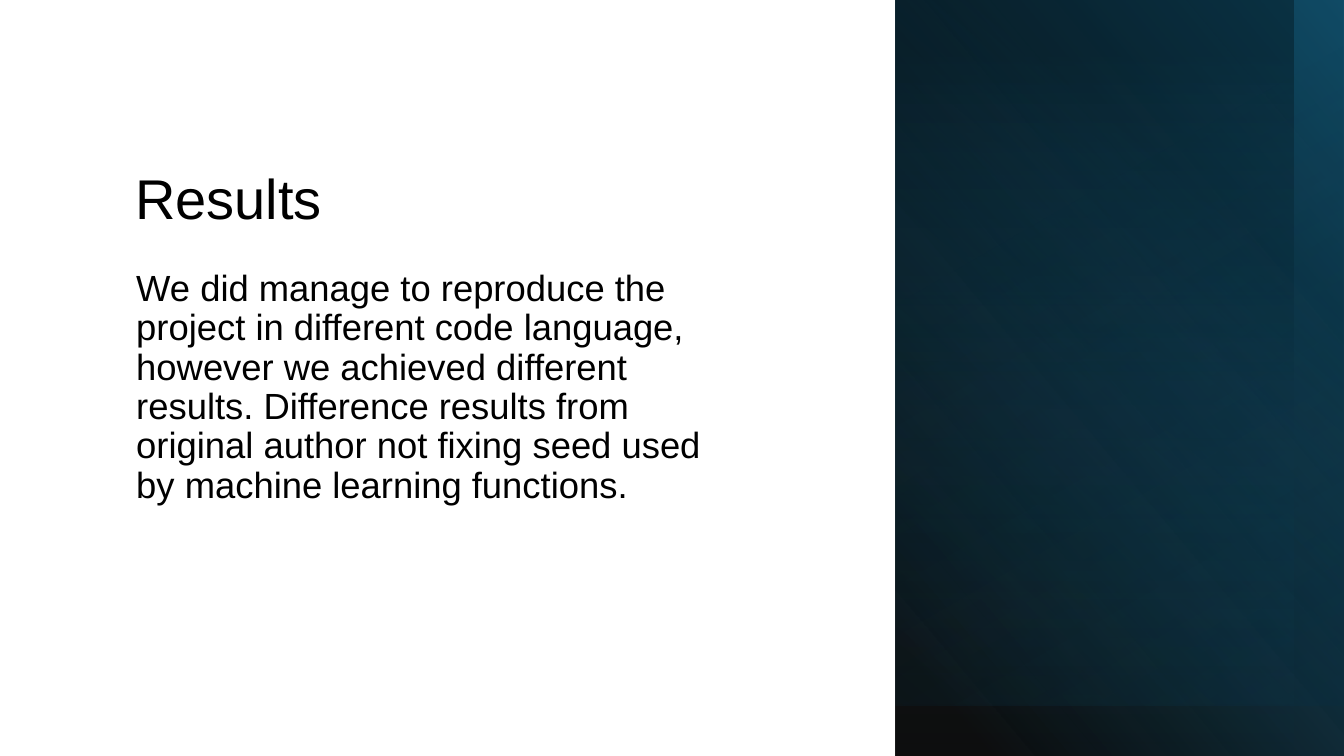
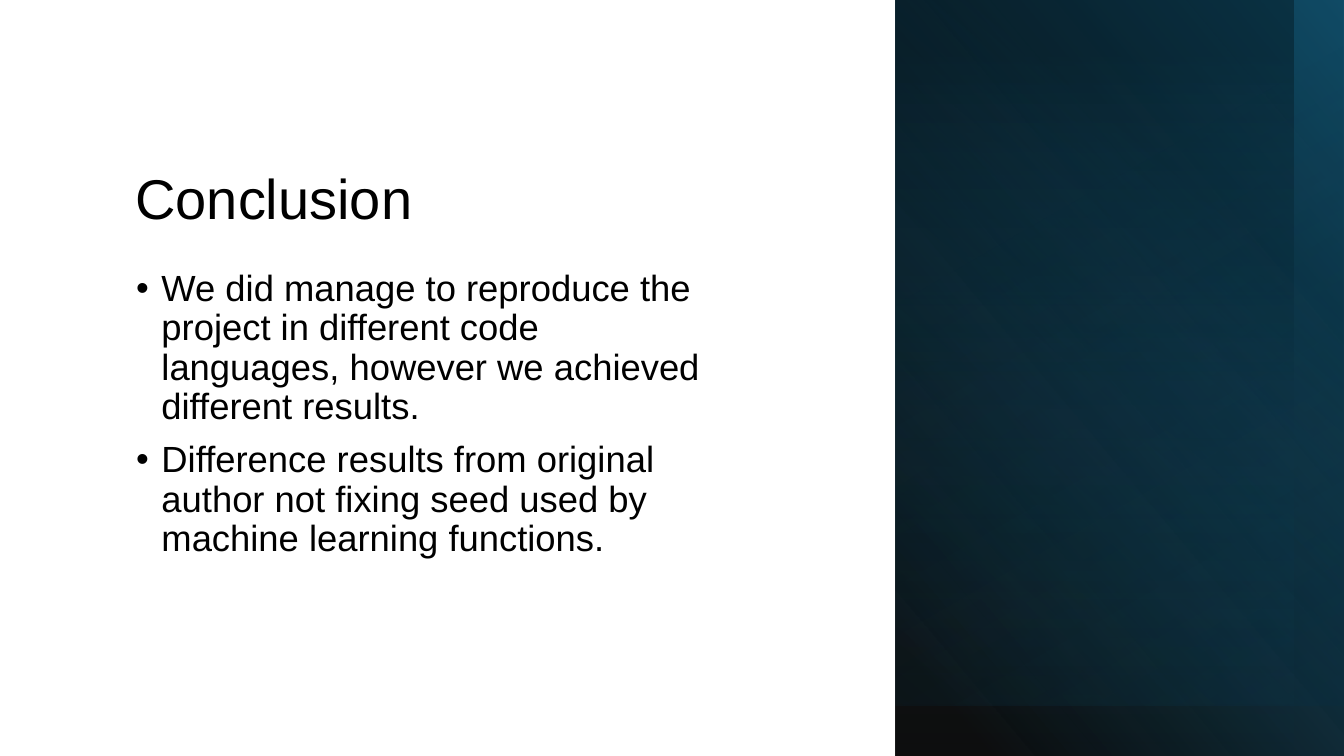
Before and after one commit to WojciechMisiura/RRproject, a slide deck: slide 15 of Slides/RR_project_slides.pptx (slide 13 before the commit). Drawn at 1344x756 pixels with LibreOffice and Linux fonts; fonts in the diff are those of the drawing. Boxes give left, top, right and bottom in pixels: in the first picture for what was removed or moved away, otherwise in the second. Text is boxed around its words. In the diff, an @@ line names an element or a change of style, - is before the commit and + after.

```diff
--- a/Slides/RR_project_slides.pptx
+++ b/Slides/RR_project_slides.pptx
@@ title at [135, 178, 412, 220]: text changed @@
-Results
+Conclusion
@@ text at [161, 274, 700, 558]: text changed @@
-We did manage to reproduce the project in different code language, however we achieved different results. Difference results from original author not fixing seed used by machine learning functions.
+• We did manage to reproduce the project in different code languages, however we achieved different results.
+• Difference results from original author not fixing seed used by machine learning functions.
```
Also in this commit, not shown: 1 other slide changed, 3 slides added, 1 slide removed.
